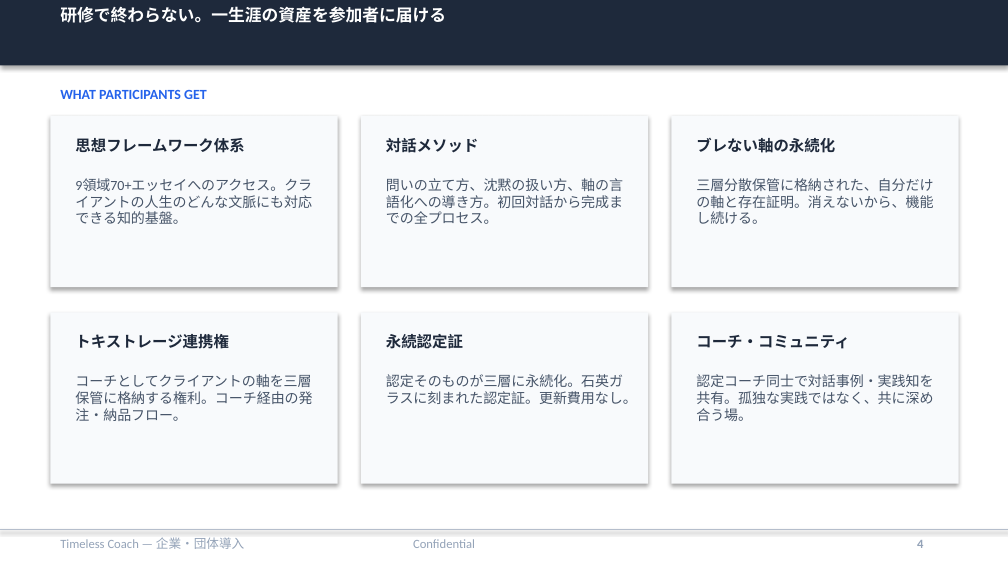
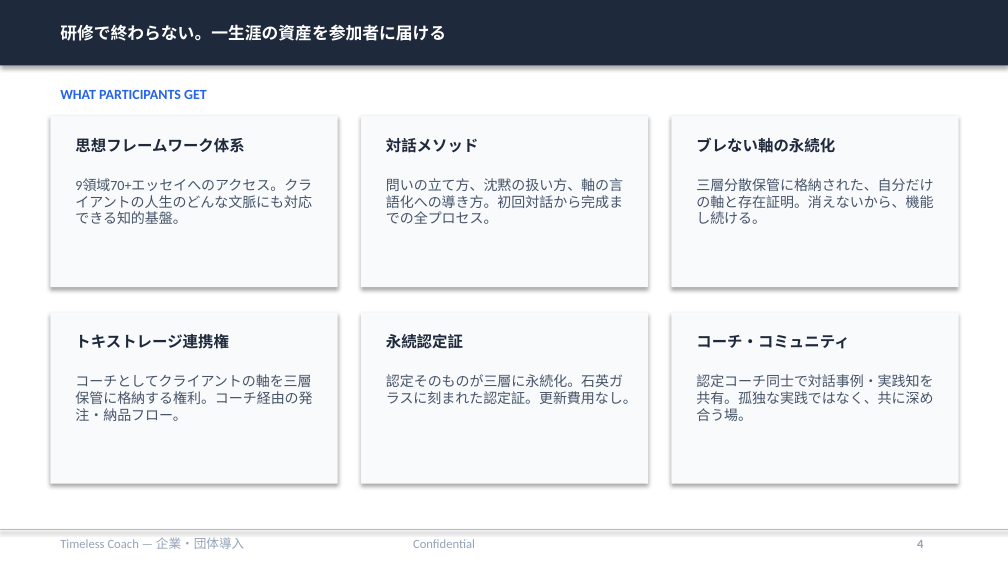
Before and after one commit to tokistorage/lp, a slide deck: slide 4 of timeless-coach-corporate.pptx. Drawn at 1008x567 pixels with LibreOffice and Linux fonts; fonts in the diff are those of the drawing. Boxes give left, top, right and bottom in pixels: in the first picture for what was removed or moved away, otherwise in the second. Text is boxed around its words. In the diff, an @@ line names an element or a change of style, - is before the commit and + after.

```diff
--- a/timeless-coach-corporate.pptx
+++ b/timeless-coach-corporate.pptx
@@ text "研修で終わらない。一生涯の資産を参加者に届ける" at box(60, 24, 446, 41): vertical alignment top to middle @@
```
Also in this commit, not shown: 9 other slides changed, 1 other file.
